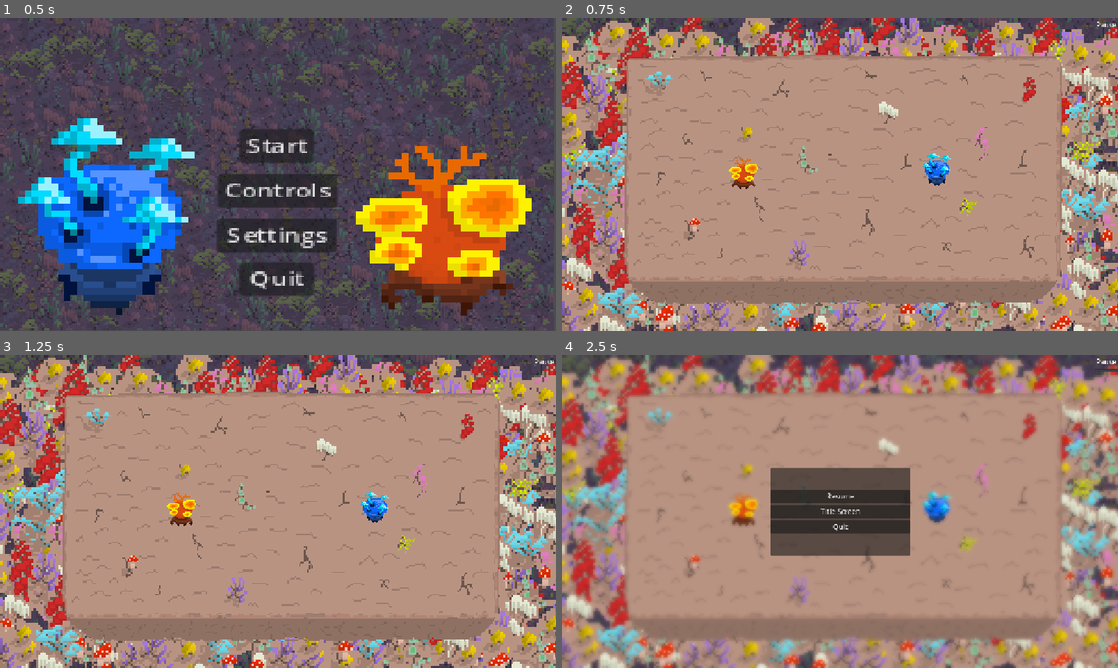
Above: before the commit, frames 1-4 (two rows, left to right).
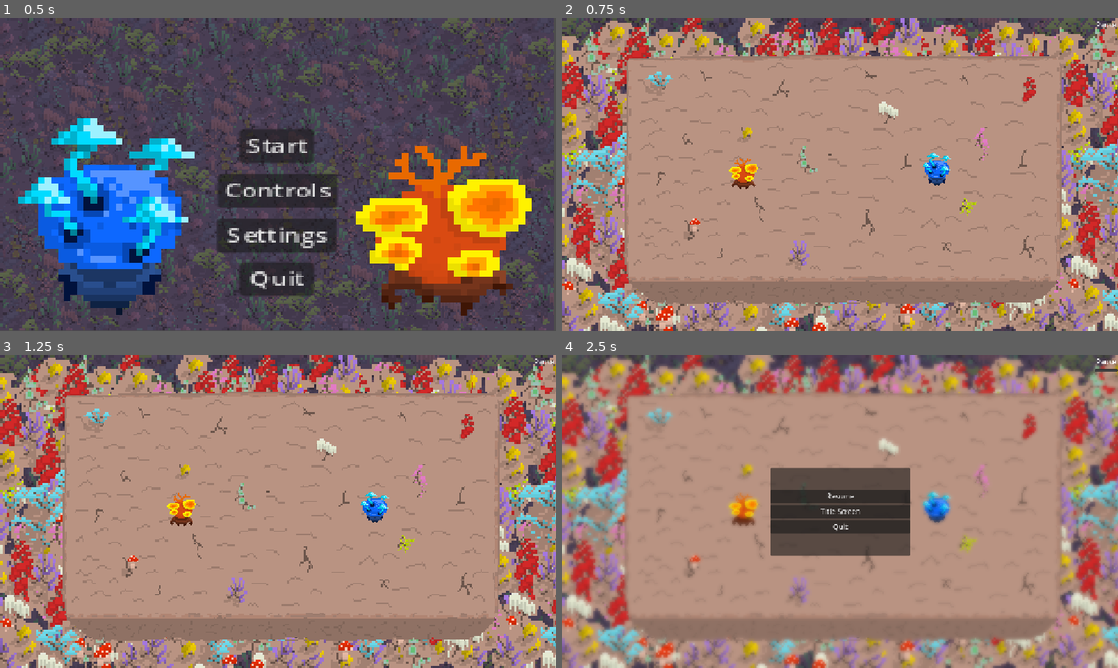
Above: after the commit, the same moments.

Repository: srabin/game_jam_controlled_chaos
Game: Godot game, scene res://ui/title_screen.tscn
The game is run twice, just before and just after one commit, with the same random seed, the same clock (stepped at 60 frames per second) and the same inputs.
Inputs:
- Up to frame 1 (0.5 s): no input
- Up to frame 2 (0.75 s): click "Start" at 0.5 s
- Up to frame 3 (1.25 s): no input
- Up to frame 4 (2.5 s): click "Pause" at 2 s

Frame 1 is identical in both runs. In frame 2, 7.8% of the frame differs, in the area x 85-100%, y 0-100%; in frame 3, 7.8%; in frame 4, 8.8%, in the area x 84-100%, y 0-100%.

Commit message:
fix background

Diff:
--- a/world.tscn
+++ b/world.tscn
@@ -1,7 +1,8 @@
-[gd_scene load_steps=8 format=3 uid="uid://bupbdiq2fg36y"]
+[gd_scene load_steps=9 format=3 uid="uid://bupbdiq2fg36y"]
 
 [ext_resource type="Texture2D" uid="uid://blyvcesv8r6mu" path="res://environment/assets/MushroomMapBg.png" id="1_pkg7o"]
 [ext_resource type="PackedScene" uid="uid://b8o7vw8wbevi2" path="res://characters/Tramates/tramates.tscn" id="1_tlwt5"]
+[ext_resource type="Texture2D" uid="uid://b04g8hrnu2d7l" path="res://environment/assets/MushroomMapBg2.png" id="2_gbfbk"]
 [ext_resource type="PackedScene" uid="uid://bdcw5es8mc58l" path="res://characters/Mentaria/mentaria.tscn" id="3_tlwt5"]
 [ext_resource type="PackedScene" uid="uid://4lxgn82ro8tp" path="res://camera_2d.tscn" id="5_036b0"]
 [ext_resource type="PackedScene" uid="uid://dxvswjrk6i6ag" path="res://environment/platform.tscn" id="5_gbfbk"]
@@ -10,10 +11,50 @@
 
 [node name="World" type="Node2D"]
 
+[node name="Background5" type="Sprite2D" parent="."]
+position = Vector2(-1540, 415)
+scale = Vector2(1.89594, 2.105)
+texture = ExtResource("1_pkg7o")
+
 [node name="Background" type="Sprite2D" parent="."]
 position = Vector2(742, 414)
 scale = Vector2(1.89594, 2.105)
 texture = ExtResource("1_pkg7o")
+
+[node name="Background4" type="Sprite2D" parent="."]
+position = Vector2(3068, 404)
+scale = Vector2(1.89594, 2.105)
+texture = ExtResource("1_pkg7o")
+
+[node name="Background2" type="Sprite2D" parent="."]
+position = Vector2(745, 2307)
+scale = Vector2(1.89594, 2.105)
+texture = ExtResource("2_gbfbk")
+
+[node name="Background6" type="Sprite2D" parent="."]
+position = Vector2(3772, 2301)
+scale = Vector2(1.89594, 2.105)
+texture = ExtResource("2_gbfbk")
+
+[node name="Background7" type="Sprite2D" parent="."]
+position = Vector2(3776, -1479)
+scale = Vector2(1.89594, 2.105)
+texture = ExtResource("2_gbfbk")
+
+[node name="Background8" type="Sprite2D" parent="."]
+position = Vector2(747, -1480)
+scale = Vector2(1.89594, 2.105)
+texture = ExtResource("2_gbfbk")
+
+[node name="Background9" type="Sprite2D" parent="."]
+position = Vector2(-2276, -1480)
+scale = Vector2(1.89594, 2.105)
+texture = ExtResource("2_gbfbk")
+
+[node name="Background3" type="Sprite2D" parent="."]
+position = Vector2(-2286, 2307)
+scale = Vector2(1.89594, 2.105)
+texture = ExtResource("2_gbfbk")
 
 [node name="Platform" parent="." instance=ExtResource("5_gbfbk")]
 position = Vector2(662, 340)
